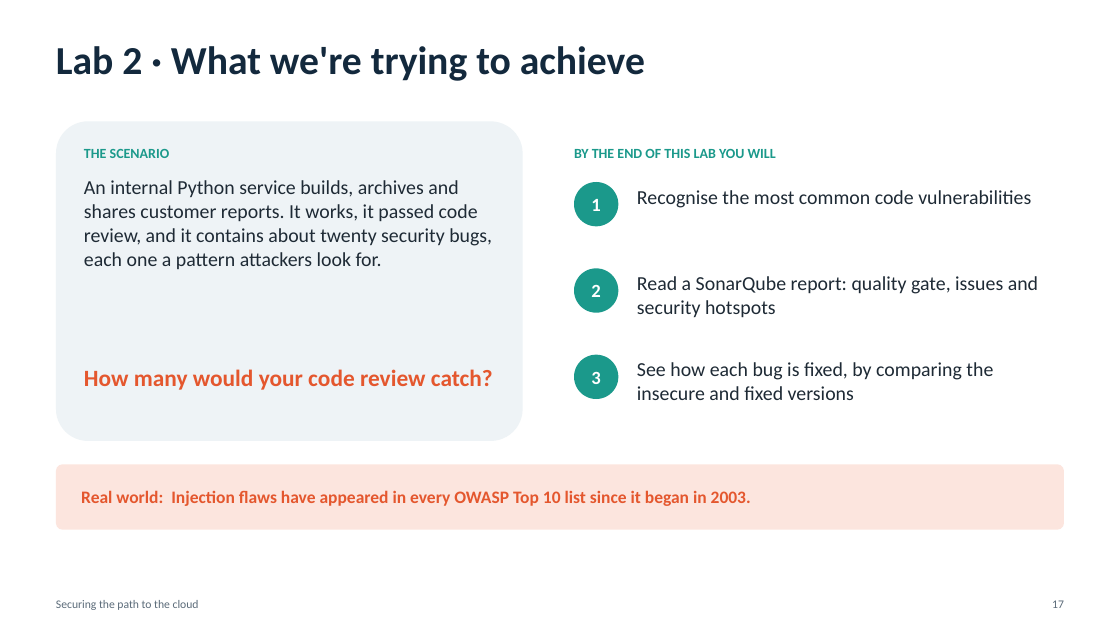
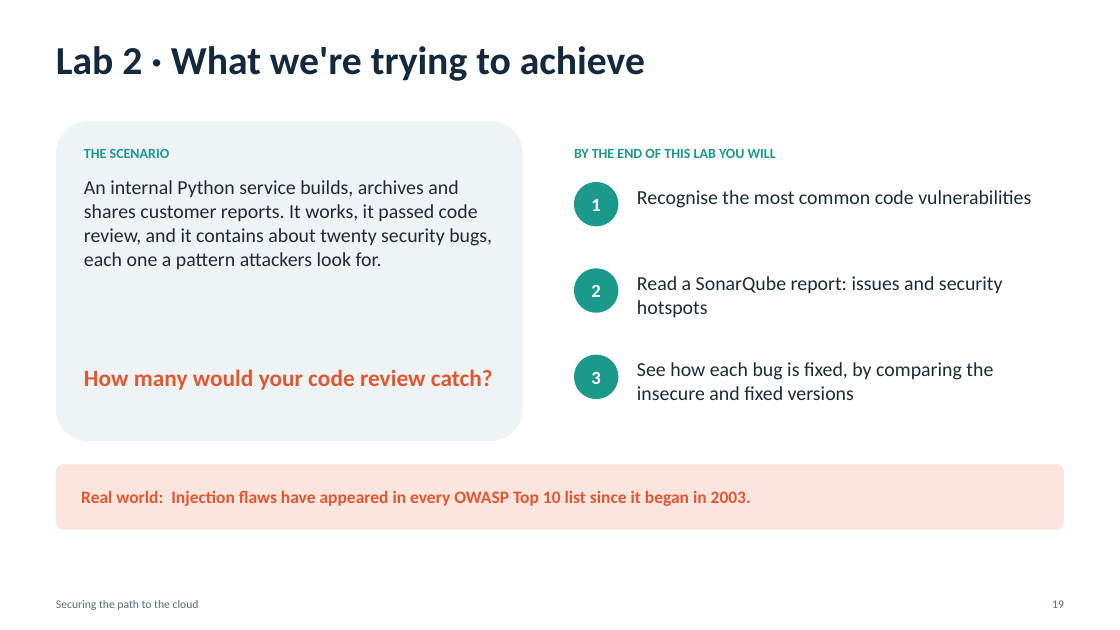
Before and after one commit to PrathameshChopade/MIT-Cloud-Demo, a slide deck: slide 19 of presentation/Securing-the-Path-to-the-Cloud.pptx (slide 17 before the commit). Drawn at 1120x630 pixels with LibreOffice and Linux fonts; fonts in the diff are those of the drawing. Boxes give left, top, right and bottom in pixels: in the first picture for what was removed or moved away, otherwise in the second. Text is boxed around its words. In the diff, an @@ line names an element or a change of style, - is before the commit and + after.

Commit message:
Deck: assumptions and ground rules, get-the-kit slide with QR code, Lab 2 without the quality gate

```diff
--- a/presentation/Securing-the-Path-to-the-Cloud.pptx
+++ b/presentation/Securing-the-Path-to-the-Cloud.pptx
@@ text at <box>637,276,1003,318</box>: text changed @@
-Read a SonarQube report: quality gate, issues and security hotspots
+Read a SonarQube report: issues and security hotspots
@@ text at <box>1052,600,1064,608</box>: text changed @@
-17
+19
```
Also in this commit, not shown: 23 other slides changed, 2 slides added.
